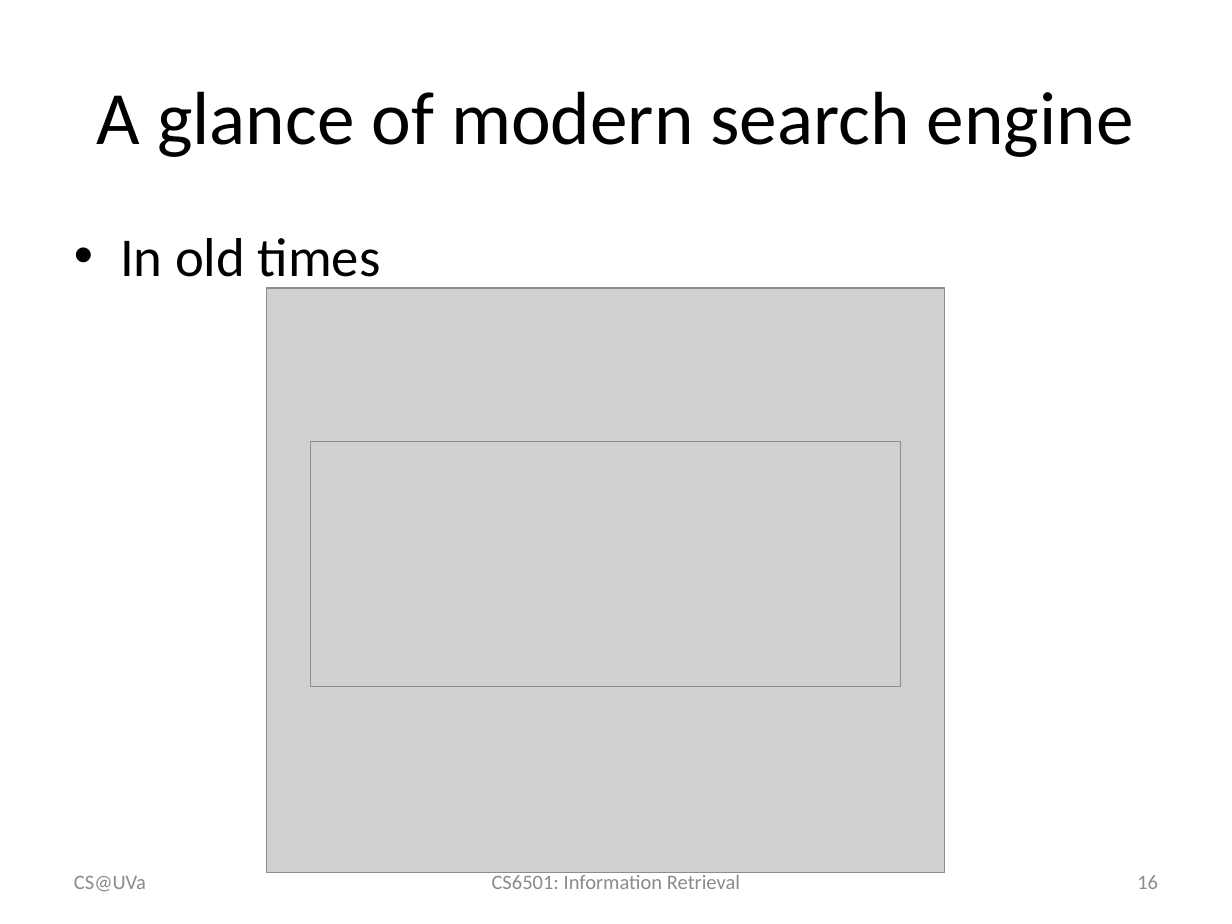
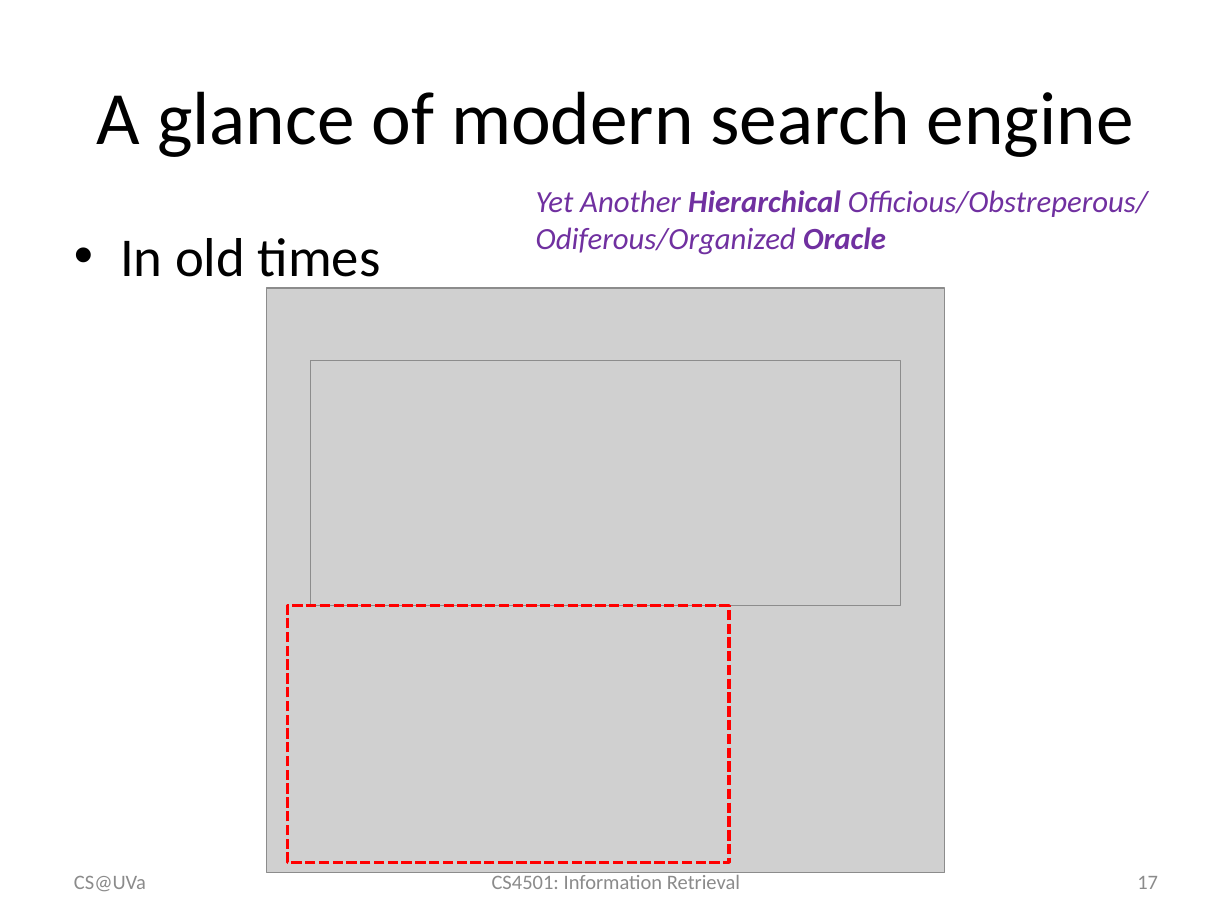
Before and after one commit to wang296/IR2015, a slide deck: slide 17 of docs/Introduction to Information Retrieval.pptx (slide 16 before the commit). Drawn at 1232x924 pixels with LibreOffice and Linux fonts; fonts in the diff are those of the drawing; grey boxes stand for pictures. Boxes give left, top, right and bottom in pixels: in the first picture for what was removed or moved away, otherwise in the second. Text is boxed around its words. In the diff, an @@ line names an element or a change of style, - is before the commit and + after.

```diff
--- a/docs/Introduction to Information Retrieval.pptx
+++ b/docs/Introduction to Information Retrieval.pptx
@@ text added at (536,190,1148,255), 18 pt, text #7030A0, italic @@
+Yet Another Hierarchical Officious/Obstreperous/ Odiferous/Organized Oracle
@@ picture: place and size @@
-picture at (310,441,901,686)
+picture at (310,361,901,606)
@@ rectangle added at (287,606,728,862), outline #FF0000 2 pt dashed @@
@@ text at (492,872,740,889): text changed @@
-CS6501: Information Retrieval
+CS4501: Information Retrieval
@@ page number at (1137,876,1158,889): text changed @@
-16
+17
```
Also in this commit, not shown: 30 other slides changed, 2 slides added, 6 other files.
